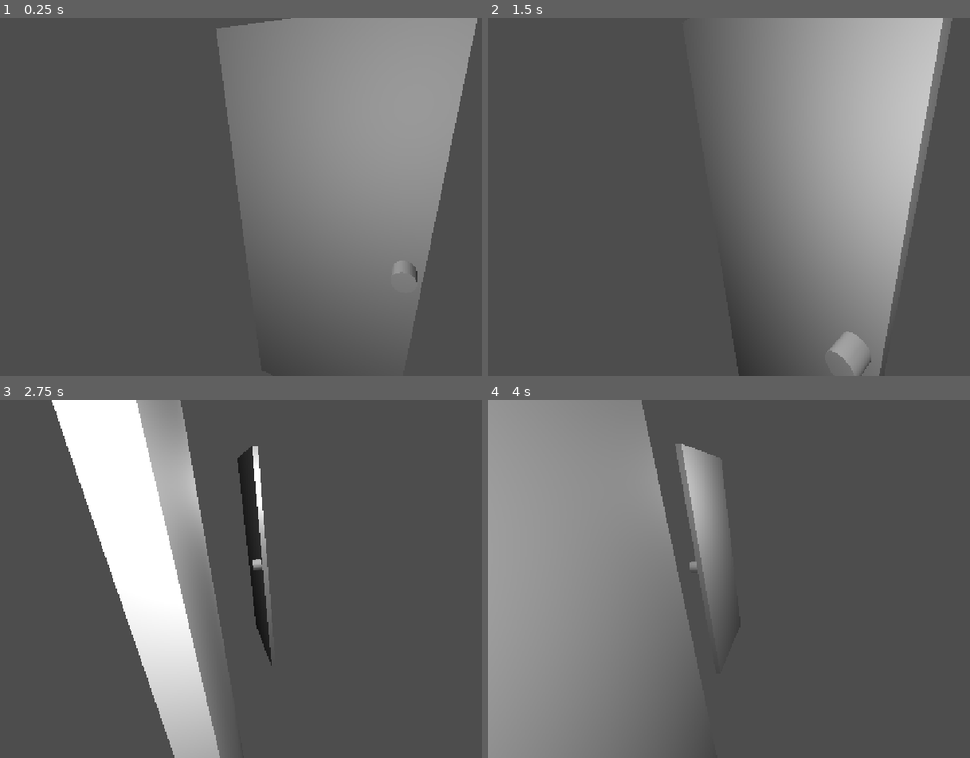
Above: before the commit, frames 1-4 (two rows, left to right).
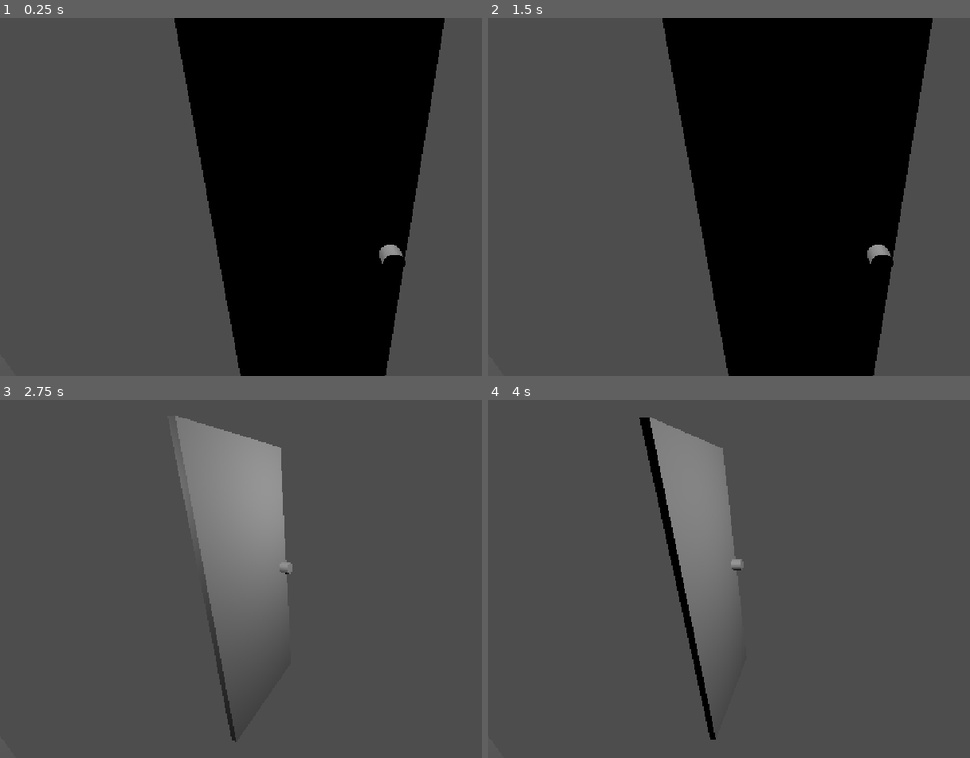
Above: after the commit, the same moments.

Repository: b00lean/ambasada_godot_dojo
Game: Godot game, scene res://raf_test.tscn
The game is run twice, just before and just after one commit, with the same random seed, the same clock (stepped at 60 frames per second) and the same inputs. The project has no main scene, so this scene is started directly.
Inputs (mouse positions are in pixels of both pictures, inside the frame that each line leads up to):
- Up to frame 1 (0.25 s): no input
- Up to frame 2 (1.5 s): move the mouse to (945, 179) at 0.52 s; move the mouse to (680, 214) at 1.27 s
- Up to frame 3 (2.75 s): move the mouse to (380, 500) at 2.02 s
- Up to frame 4 (4 s): move the mouse to (777, 650) at 2.77 s; move the mouse to (outside the picture) at 3.52 s

The runs differ from the first frame. In frame 1, 48% of the frame differs, in the area x 36-100%, y 0-100%; in frame 2, 46%; in frame 3, 28%; in frame 4, 42%.

Commit message:
updatuju sve dveře i se gd scriptem k otevreni a zavreni

Diff:
--- a/dvere.gd
+++ b/dvere.gd
@@ -2,5 +2,17 @@
 var zavreno = true
 func _ready() -> void:
 	zavreno = true
+	if zavreno == false:
+		$"../AnimationPlayer".play("zavreni_dveri")
+
+
+
+
+
+func _on_pevne_dvere_mouse_entered() -> void:
 	if zavreno == true:
+		zavreno = false
+		$"../AnimationPlayer".play("otevreni_dveri")
+	elif zavreno == false:
 		$"../AnimationPlayer".play("zavreni_dveri")
+		zavreno = true
--- a/raf_dvere.tscn
+++ b/raf_dvere.tscn
@@ -60,7 +60,6 @@
 
 [sub_resource type="Animation" id="Animation_vfhyi"]
 resource_name = "zavreni_dveri"
-loop_mode = 1
 tracks/0/type = "value"
 tracks/0/imported = false
 tracks/0/enabled = true
@@ -87,7 +86,7 @@
 transform = Transform3D(0.006536687, -0.36676726, 0.9302898, 0.0025770287, 0.93031275, 0.36675823, -0.9999753, 0, 0.007026333, 1.2372181, 1.7765889, -0.787539)
 
 [node name="Camera3D" type="Camera3D" parent="." unique_id=1635935203]
-transform = Transform3D(0.006536687, -0.36676726, 0.9302898, 0.0025770287, 0.93031275, 0.3667582, -0.9999753, 0, 0.0070263324, 1.2372181, 1.7765889, -0.787539)
+transform = Transform3D(0.99984807, -0.008720532, 0.015094921, 0.0025770282, 0.93031275, 0.36675817, -0.017241323, -0.36666355, 0.93019384, 0.7035022, 1.7765889, 0.9386178)
 
 [node name="dvere" type="Node3D" parent="." unique_id=1692322156]
 transform = Transform3D(1, 0, 0, 0, 1, 0, 0, 0, 1, -0.09477866, 0.95026493, -0.12861139)
@@ -112,3 +111,5 @@
 
 [node name="AnimationPlayer" type="AnimationPlayer" parent="." unique_id=151486360]
 libraries/ = SubResource("AnimationLibrary_vfhyi")
+
+[connection signal="mouse_entered" from="dvere/pevne dvere" to="dvere" method="_on_pevne_dvere_mouse_entered"]
